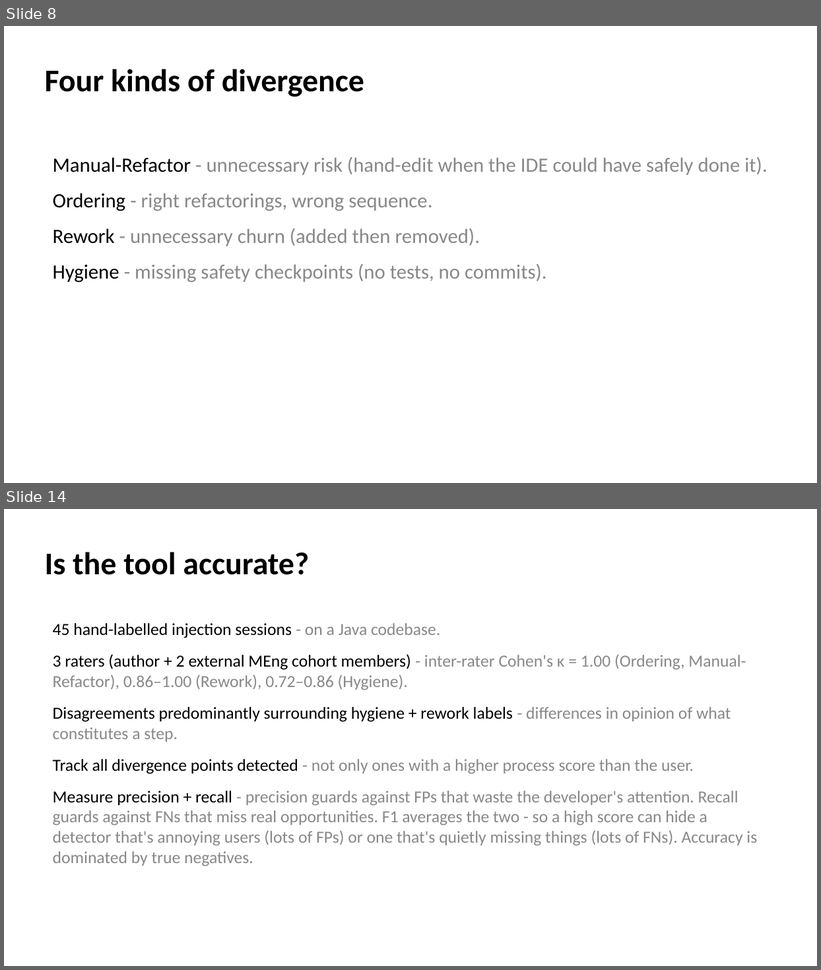
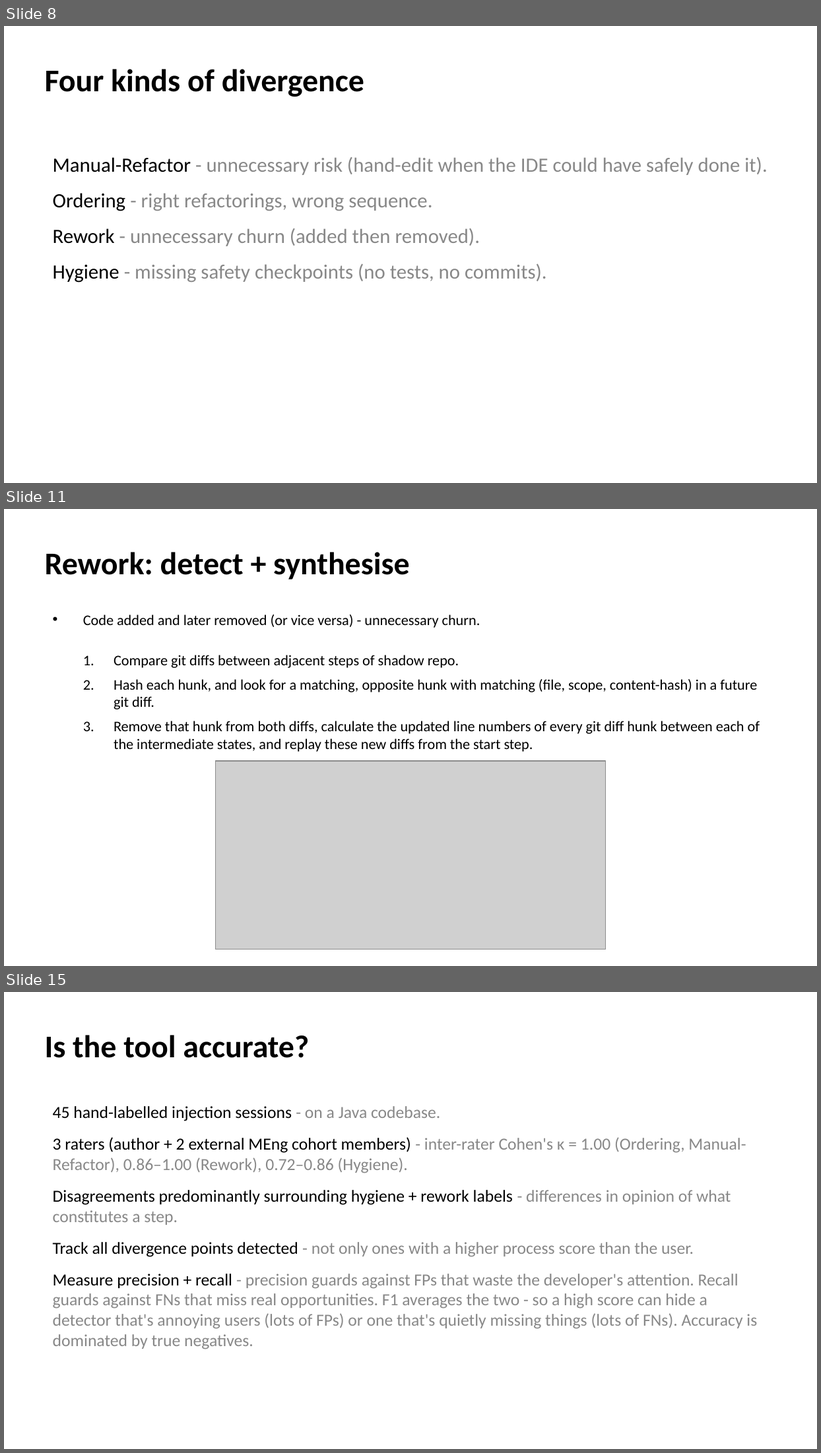
Before and after one commit to EthanHosier/fyp, a slide deck: presentation/slides.pptx. Shown one above the other, each under a label of ours: slides 8 and 14 before the commit, slides 8, 11 and 15 after it; the slides between them are not shown. The pictures are 821x970 and 821x1453 pixels, drawn with LibreOffice and Linux fonts; fonts in the diff are those of the drawing; grey boxes stand for pictures. Boxes give left, top, right and bottom in pixels: in the first picture for what was removed or moved away, otherwise in the second. Text is boxed around its words. In the diff, an @@ line names an element or a change of style, - is before the commit and + after.

```diff
--- a/presentation/slides.pptx
+++ b/presentation/slides.pptx
@@ slide 11 added at (x1=4, y1=509, x2=817, y2=966), background #FFFFFF @@
@@ text added at (x1=45, y1=552, x2=410, y2=580), 28 pt, text #000000, bold @@
+Rework: detect + synthesise
@@ text added at (x1=83, y1=615, x2=760, y2=752), 13 pt, text #000000 @@
+• Code added and later removed (or vice versa) - unnecessary churn.
+  1. Compare git diffs between adjacent steps of shadow repo.
+  2. Hash each hunk, and look for a matching, opposite hunk with matching (file, scope, content-hash) in a future git diff.
+  3. Remove that hunk from both diffs, calculate the updated line numbers of every git diff hunk between each of the intermediate states, and replay these new diffs from the start step.
@@ picture added at (x1=215, y1=761, x2=606, y2=950) @@
@@ what was slide 14 is now slide 15 @@
```
Also in this commit, not shown: 7 slides changed, 4 other slides added, 1 slide removed, 1 other file.
